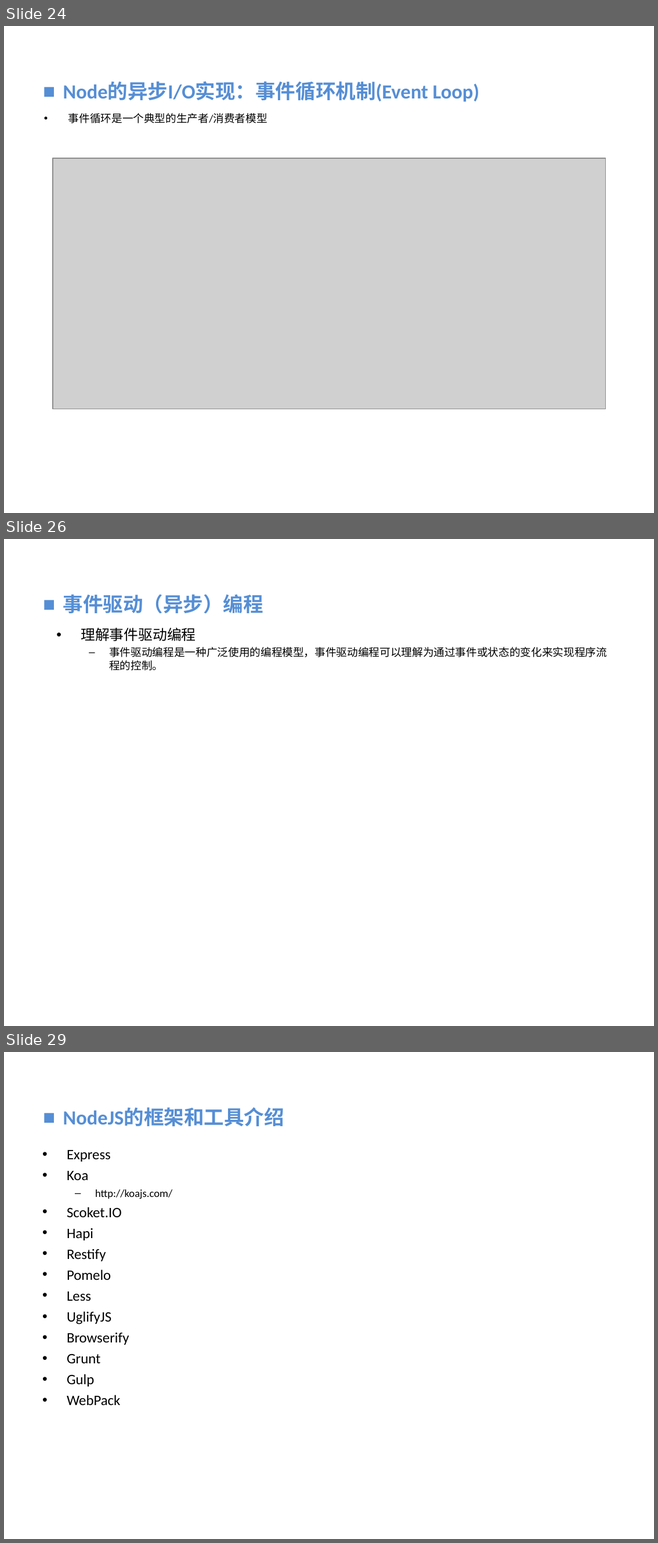
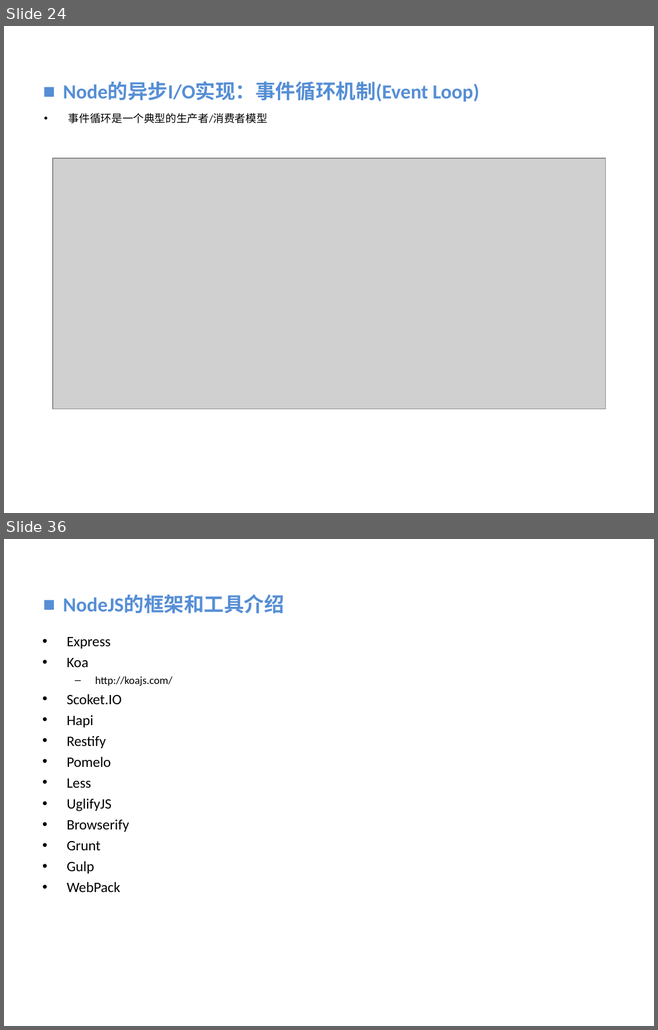
Before and after one commit to vaik/Documents, a slide deck: 我的分享/NodeJS基础概念理解.ppt. Shown one above the other, each under a label of ours: slides 24, 26 and 29 before the commit, slides 24 and 36 after it; the slides between them are not shown. The pictures are 658x1543 and 658x1030 pixels, drawn with LibreOffice and Linux fonts; fonts in the diff are those of the drawing; grey boxes stand for pictures; background and template pictures are left out. Boxes give left, top, right and bottom in pixels: in the first picture for what was removed or moved away, otherwise in the second. Text is boxed around its words. In the diff, an @@ line names an element or a change of style, - is before the commit and + after.

```diff
--- a/我的分享/NodeJS基础概念理解.ppt
+++ b/我的分享/NodeJS基础概念理解.ppt
@@ slide 26 removed at (4, 539, 654, 1026), background picture (left out) @@
@@ text removed at (63, 594, 263, 614) @@
-■ 事件驱动（异步）编程
@@ text removed at (81, 628, 607, 671) @@
-• 理解事件驱动编程
-  – 事件驱动编程是一种广泛使用的编程模型，事件驱动编程可以理解为通过事件或状态的变化来实现程序流程的控制。
@@ what was slide 29 is now slide 36 @@
```
Also in this commit, not shown: 2 slides changed, 11 slides added, 3 other slides removed.
